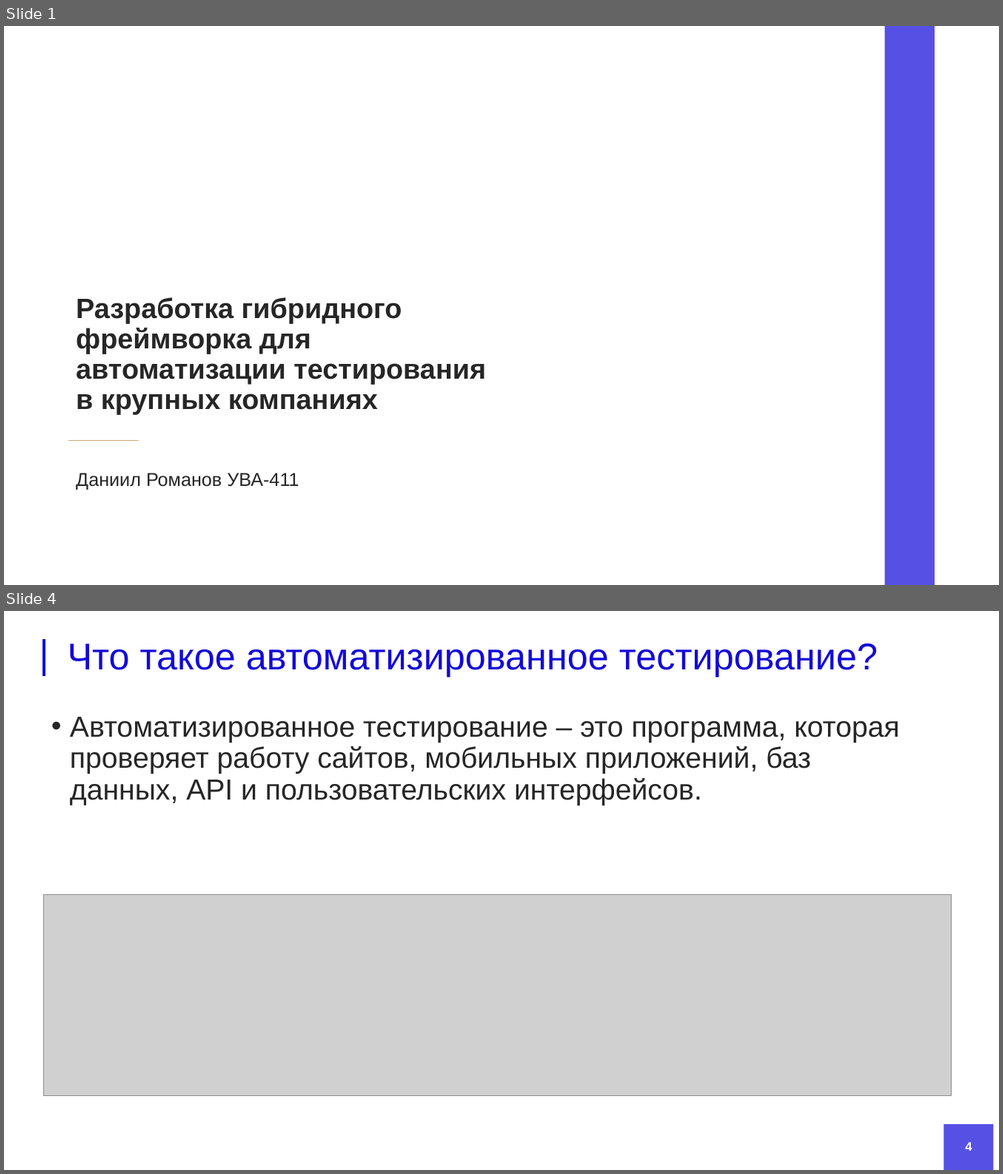
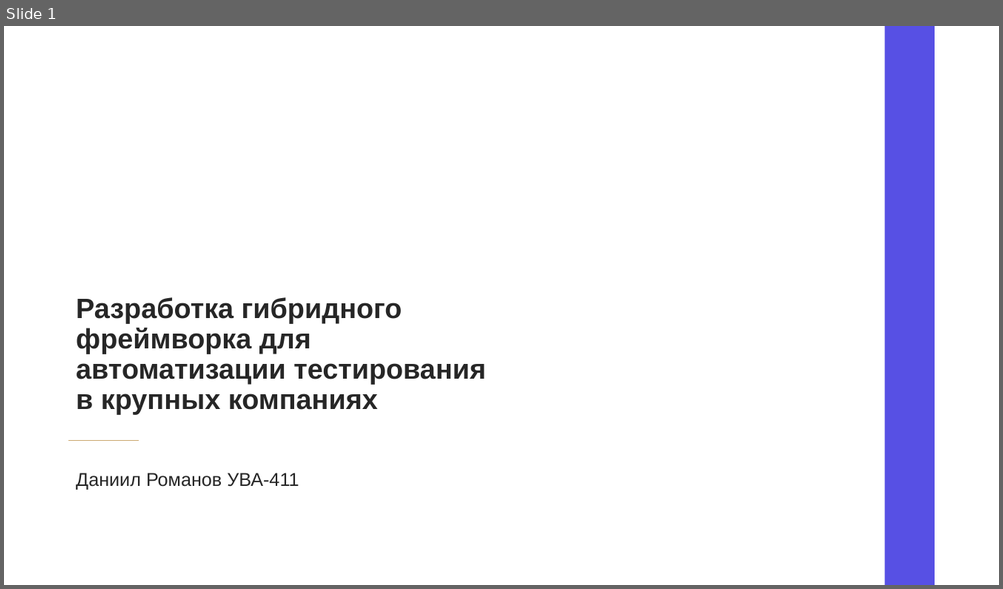
Before and after one commit to DanielRomanoff/practice, a slide deck: презентация.pptx. Shown one above the other, each under a label of ours: slides 1 and 4 before the commit, slide 1 after it; the slides between them are not shown. The pictures are 1003x1174 and 1003x589 pixels, drawn with LibreOffice and Linux fonts; fonts in the diff are those of the drawing; grey boxes stand for pictures; background and template pictures are left out. Boxes give left, top, right and bottom in pixels: in the first picture for what was removed or moved away, otherwise in the second. Text is boxed around its words. In the diff, an @@ line names an element or a change of style, - is before the commit and + after.

```diff
--- a/презентация.pptx
+++ b/презентация.pptx
@@ slide 4 removed at box(4, 611, 999, 1170), background #FFFFFF @@
@@ line removed from (43, 639) to (43, 677) @@
@@ title removed at box(68, 643, 877, 677) @@
-Что такое автоматизированное тестирование?
@@ text removed at box(70, 717, 899, 806) @@
-• Автоматизированное тестирование – это программа, которая проверяет работу сайтов, мобильных приложений, баз данных, API и пользовательских интерфейсов.
@@ picture removed at box(43, 894, 951, 1096) @@
@@ rectangle removed at box(943, 1125, 993, 1170) @@
@@ page number removed at box(965, 1142, 971, 1151) @@
-4
```
Also in this commit, not shown: 4 slides changed, 4 slides added, 4 other slides removed, 2 other files.
